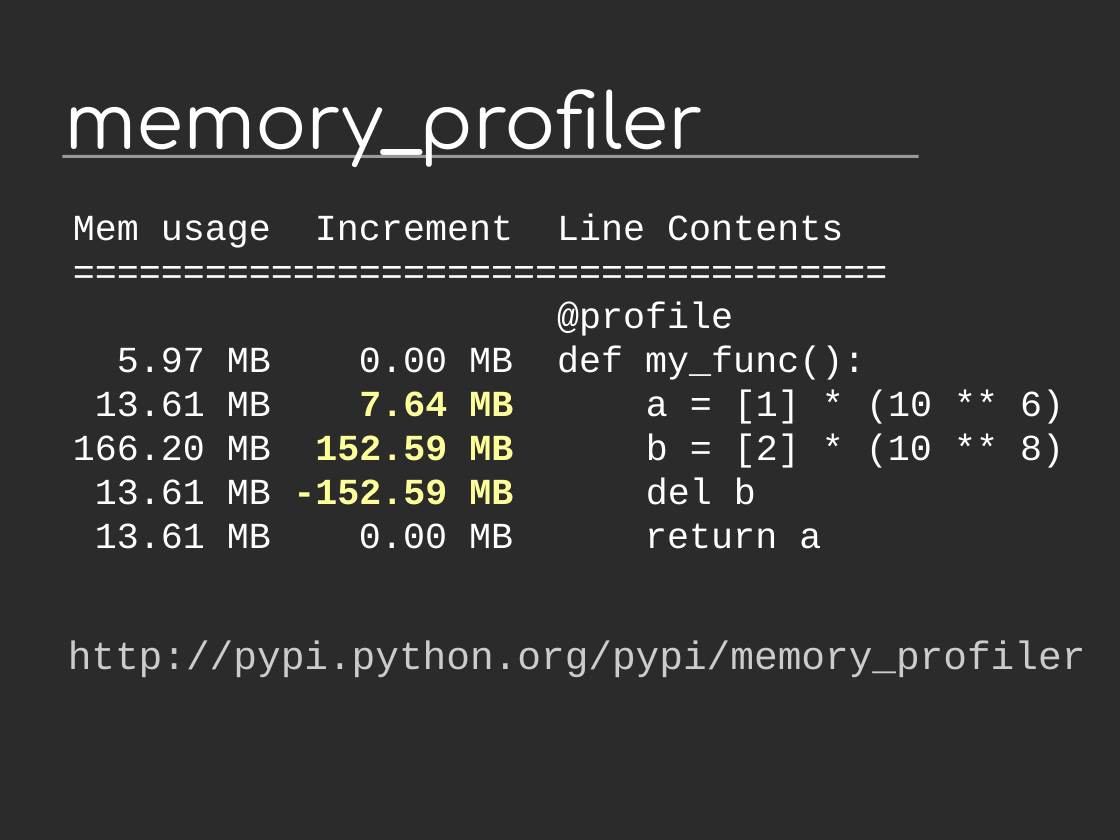
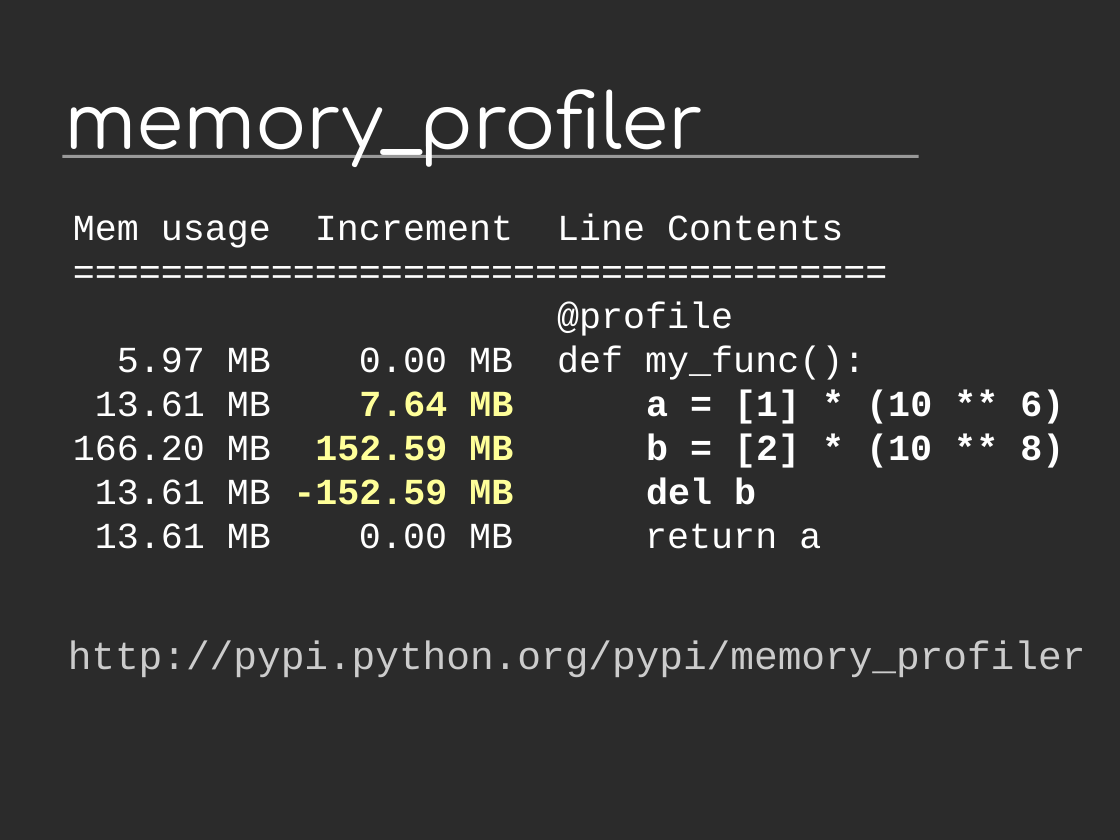
Before and after one commit to vstinner/talks, a slide deck: slide 9 of 2014-Pycon-Montreal/tracemalloc.odp (slide 6 before the commit). Drawn at 1120x840 pixels with LibreOffice and Linux fonts; fonts in the diff are those of the drawing; background and template pictures are left out; a plain dark background stands for a picture behind light text. Boxes give left, top, right and bottom in pixels: in the first picture for what was removed or moved away, otherwise in the second. Text is boxed around its words. In the diff, an @@ line names an element or a change of style, - is before the commit and + after.

```diff
--- a/2014-Pycon-Montreal/tracemalloc.odp
+++ b/2014-Pycon-Montreal/tracemalloc.odp
@@ text "Mem usage Increment Line Contents ..." at [73,214,1064,549]: bold on in "a = [1] * (10 ** 6) ..." @@
```
Also in this commit, not shown: 6 other slides changed, 2 slides added, 2 slides removed, 3 other files.
